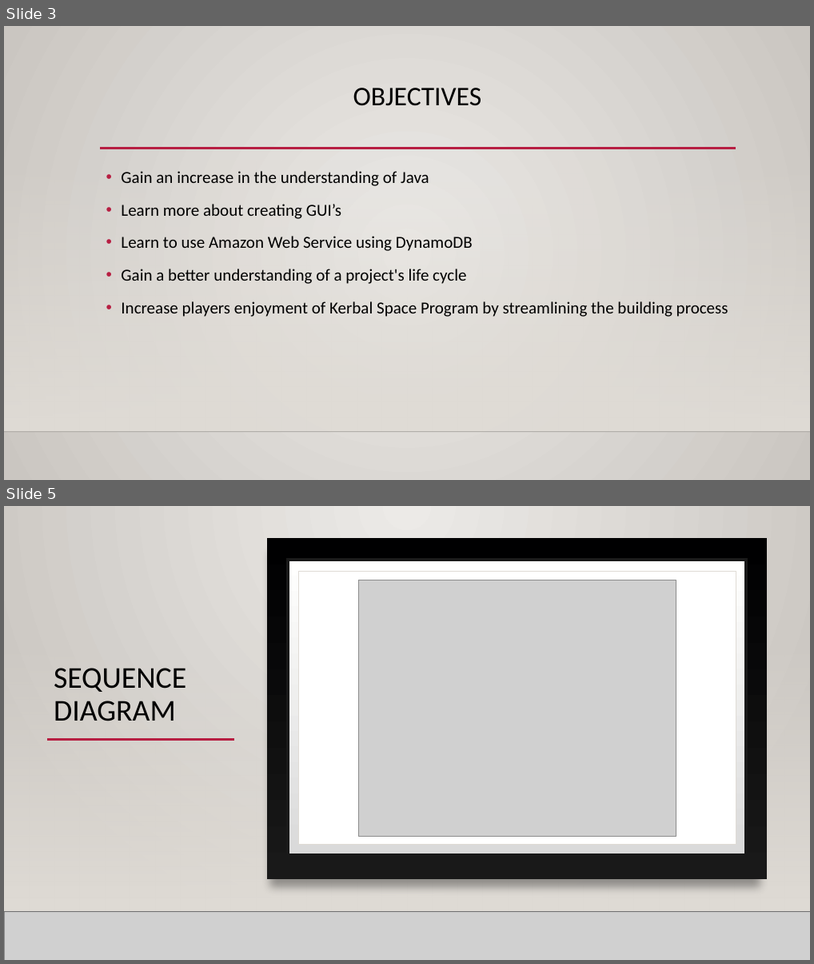
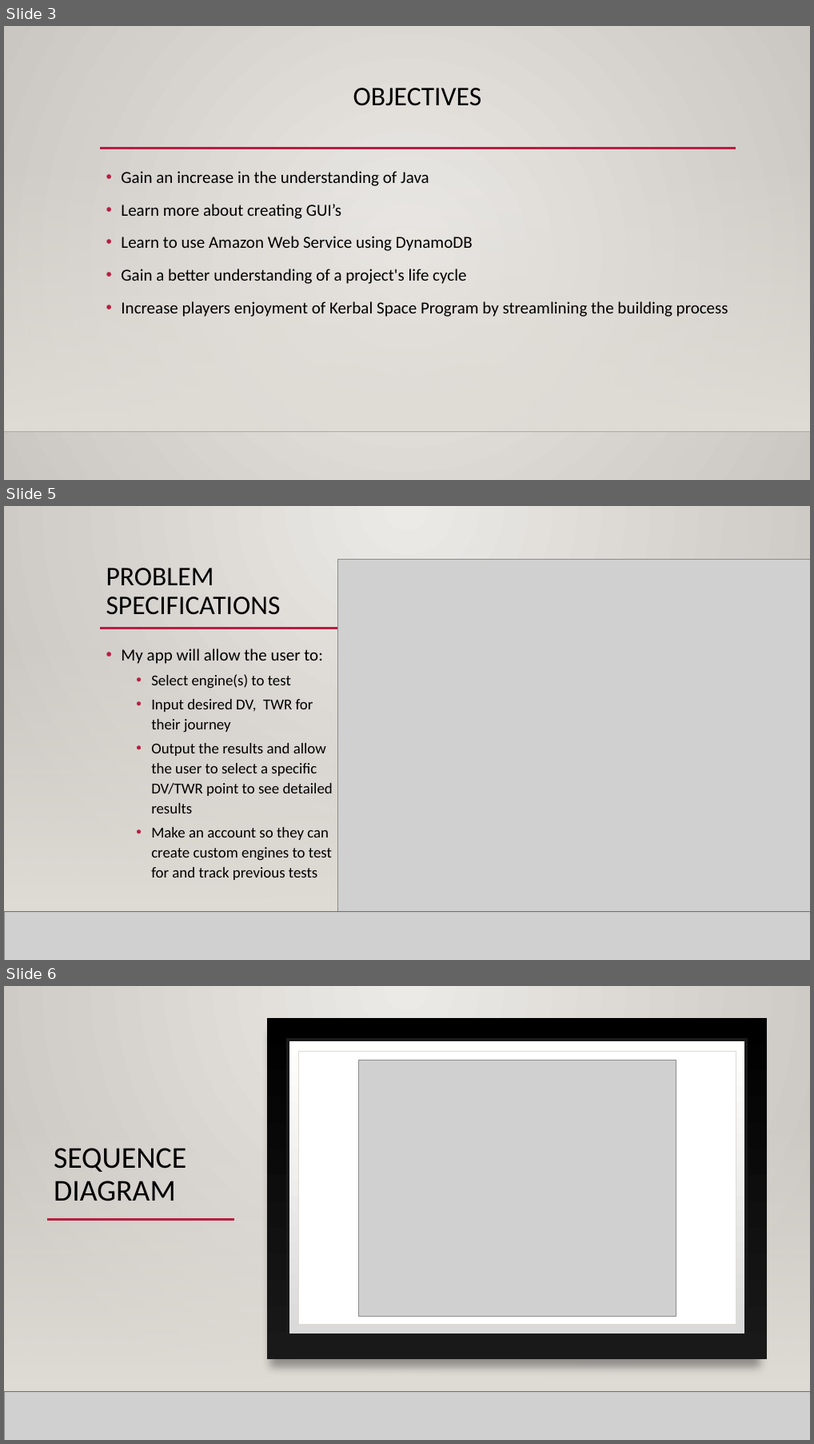
Before and after one commit to ChiliFro59/KSPEngineOptimizer_Proposal, a slide deck: Presentation.pptx. Shown one above the other, each under a label of ours: slides 3 and 5 before the commit, slides 3, 5 and 6 after it; the slides between them are not shown. The pictures are 814x964 and 814x1444 pixels, drawn with LibreOffice and Linux fonts; fonts in the diff are those of the drawing; grey boxes stand for pictures; background and template pictures are left out. Boxes give left, top, right and bottom in pixels: in the first picture for what was removed or moved away, otherwise in the second. Text is boxed around its words. In the diff, an @@ line names an element or a change of style, - is before the commit and + after.

Commit message:
Moved prototype to problem spec

```diff
--- a/Presentation.pptx
+++ b/Presentation.pptx
@@ slide 5 added at (4,506,810,960), background gradient #ECEAE7 to #CAC7C1; not listed: 3 template elements that a slide beside it also shows @@
@@ rectangle added at (4,506,810,960), fill gradient #ECEAE7 to #CAC7C1 @@
@@ title added at (106,568,281,615), 32 pt, text #000000 @@
+PROBLEM SPECIFICATIONS
@@ picture added at (338,560,810,912) @@
@@ rectangle added at (4,640,810,912), fill gradient #DFDBD5 @@
@@ line added from (100, 628) to (377, 628), #B71E42 2.5 pt @@
@@ text added at (121,648,333,880), 18 pt, text #000000 @@
+• My app will allow the user to:
+  • Select engine(s) to test
+  • Input desired DV, TWR for their journey
+  • Output the results and allow the user to select a specific DV/TWR point to see detailed results
+  • Make an account so they can create custom engines to test for and track previous tests
@@ picture added at (4,912,810,960) @@
@@ line added from (4, 912) to (810, 912), #000001 1 pt @@
@@ what was slide 5 is now slide 6 @@
```
Also in this commit, not shown: 1 slide changed, 1 slide removed.
